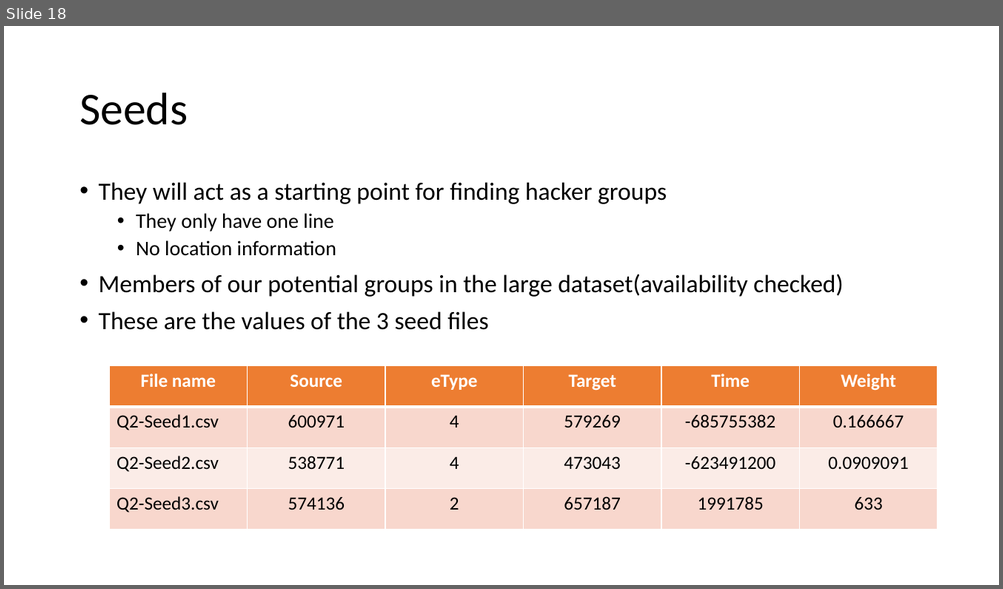
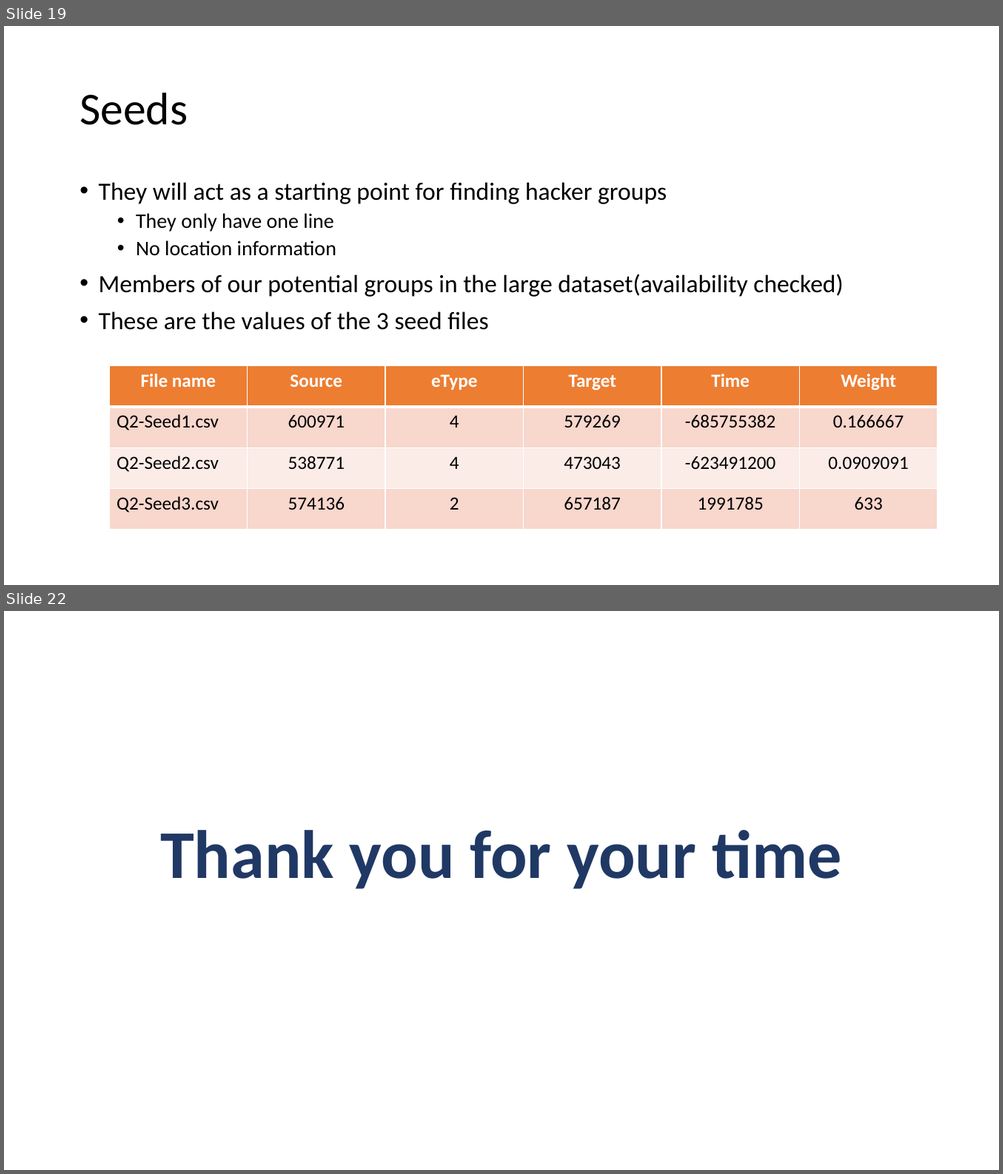
Before and after one commit to AtrayeeNeog/Visualization_2019-20, a slide deck: Documentation/Project_Presentation_v1.pptx. Shown one above the other, each under a label of ours: slide 18 before the commit, slides 19 and 22 after it; the slides between them are not shown. The pictures are 1003x589 and 1003x1174 pixels, drawn with LibreOffice and Linux fonts; fonts in the diff are those of the drawing. Boxes give left, top, right and bottom in pixels: in the first picture for what was removed or moved away, otherwise in the second. Text is boxed around its words. In the diff, an @@ line names an element or a change of style, - is before the commit and + after.

```diff
--- a/Documentation/Project_Presentation_v1.pptx
+++ b/Documentation/Project_Presentation_v1.pptx
@@ slide 22 added at box(4, 611, 999, 1170), background #FFFFFF @@
@@ title added at box(160, 830, 842, 889), 66 pt, text #203864, bold @@
+Thank you for your time
@@ what was slide 18 is now slide 19 @@
```
Also in this commit, not shown: 1 slide changed, 2 other slides added.
